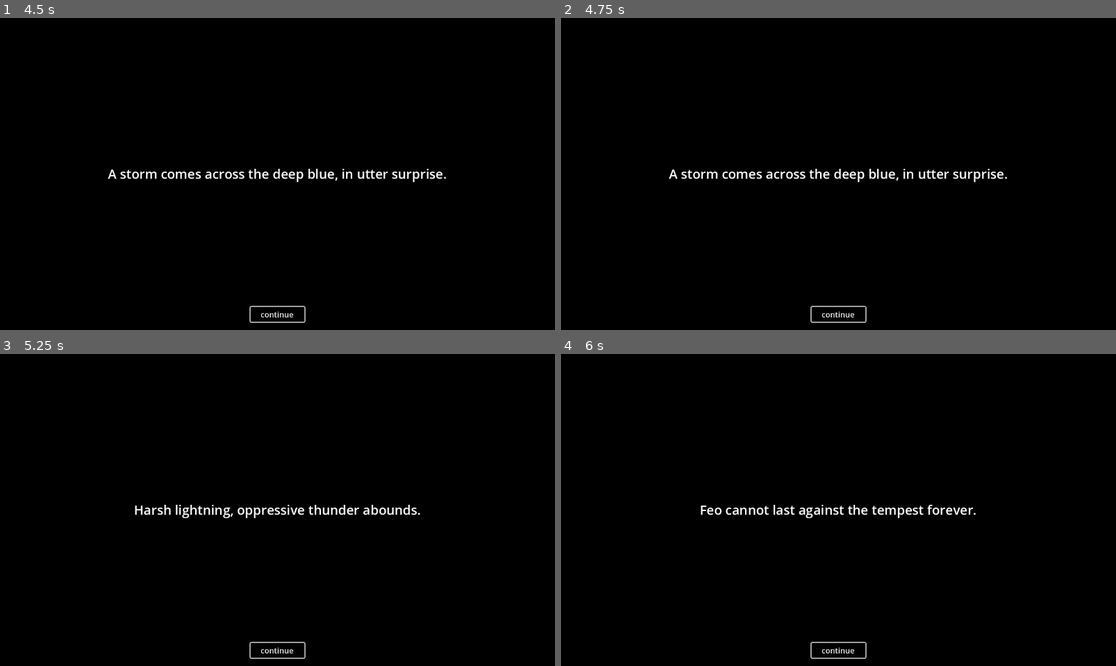
Above: before the commit, frames 1-4 (two rows, left to right).
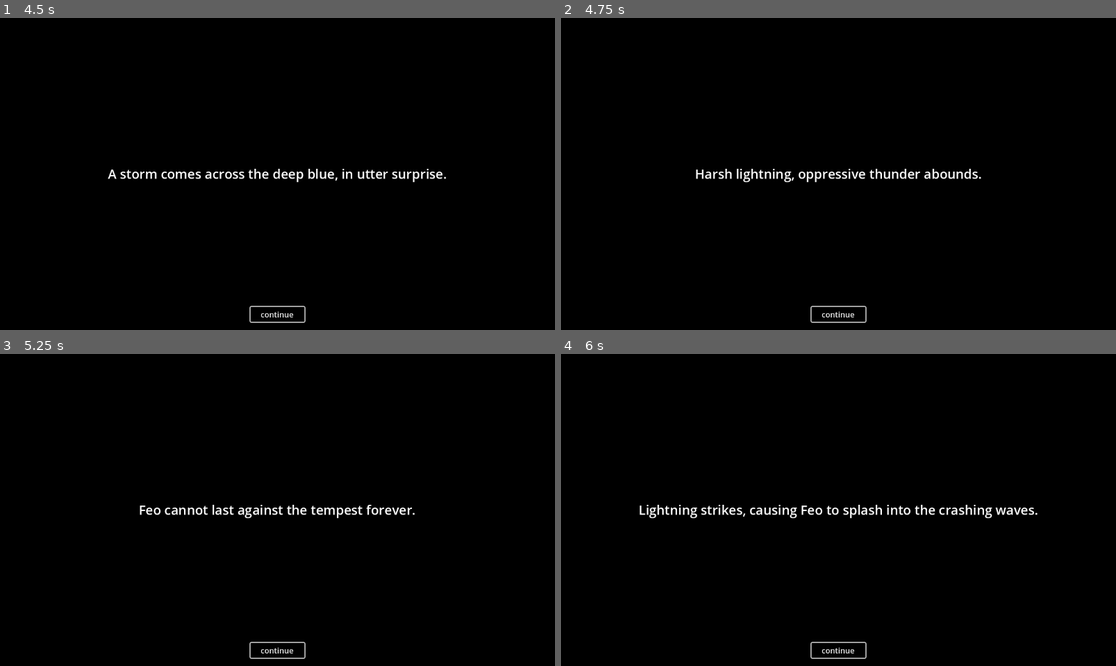
Above: after the commit, the same moments.

Repository: PillarQuestionMark/PillarQuestionMarkGame
Game: Godot game, scene res://Scenes/screens/photo_splash_screen/photo_splash_screen.tscn
Two runs of this game, one before a commit and one after it. Both use one fixed random seed, a clock stepped at 60 frames per second and the inputs below. Sound files missing from this copy of the repository are replaced by a short silence.
Inputs (mouse positions are in pixels of both pictures, inside the frame that each line leads up to):
- Up to frame 1 (4.5 s): tap Enter (ui_accept) at 0.5, 2, 4.25 s; move the mouse to (399, 158) at 0.52 s; hold D (move_right) 0.53-1.25 s; tap F (interact) at 0.6 s; click (399, 158) at 0.67 s; tap Space (jump) at 0.77 s; click "Start (A)" at 1.25 s; drag from (166, 189) to (249, 236) at 2.02 s; click "continue" at 2.75 s; click "continue" at 3.5 s; move the mouse to (333, 105) at 4.27 s; hold D (move_right) from 4.28 s (still down); tap 7 (flames) at 4.35 s
- Up to frame 2 (4.75 s): keep holding D (move_right); tap F (interact) at 4.55 s
- Up to frame 3 (5.25 s): release D (move_right) at 5 s; tap Enter (ui_accept) at 5 s; drag from (249, 572) to (111, 463) at 5.02 s
- Up to frame 4 (6 s): tap Enter (ui_accept) at 5.75 s; move the mouse to (1005, 556) at 5.77 s; hold A (move_left) from 5.78 s (still down); tap F (interact) at 5.85 s

Frame 1 is identical in both runs. In frame 2, 1.1% of the frame differs, in the area x 19-81%, y 48-53%; in frame 3, 0.9%; in frame 4, 1.3%, in the area x 14-86%, y 48-53%.

Commit message:
Added interact button to cutscene
Pressing interact now also works in cutscenes to advance

Diff:
--- a/Scenes/screens/cutscene-screen/cutscene_screen.gd
+++ b/Scenes/screens/cutscene-screen/cutscene_screen.gd
@@ -43,7 +43,8 @@
 
 # Called every frame. 'delta' is the elapsed time since the previous frame.
 func _process(delta: float) -> void:
-	pass
+	if Input.is_action_just_pressed("interact"):
+		_on_continue()
 
 func setup(scene_text : Array[String], scene : String, checkpoint : int = 0) -> void:
 	text = scene_text
